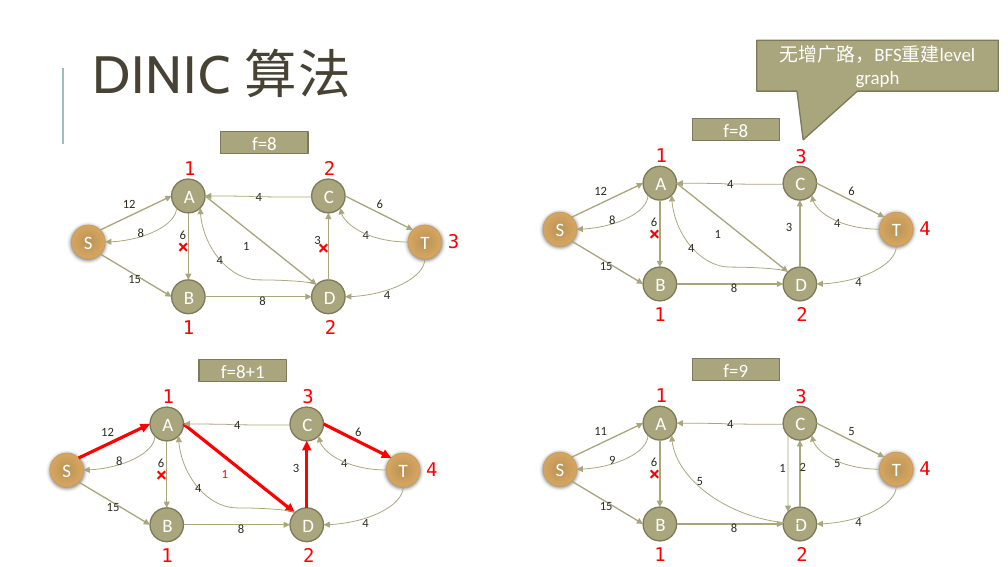
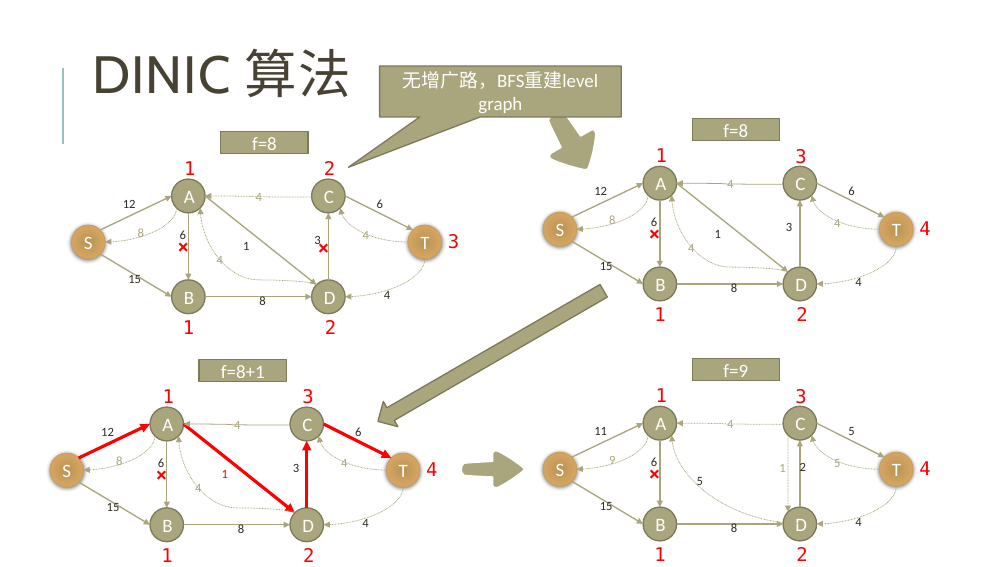
Before and after one commit to gzshawnliang/competitive-programming, a slide deck: slide 19 of doc/NetworkFlow/网络流.pptx (slide 18 before the commit). Drawn at 1008x567 pixels with LibreOffice and Linux fonts; fonts in the diff are those of the drawing. Boxes give left, top, right and bottom in pixels: in the first picture for what was removed or moved away, otherwise in the second. Text is boxed around its words. In the diff, an @@ line names an element or a change of style, - is before the commit and + after.

```diff
--- a/doc/NetworkFlow/网络流.pptx
+++ b/doc/NetworkFlow/网络流.pptx
@@ speech box "无增广路，BFS重建level graph": place and size @@
-speech box "无增广路，BFS重建level graph" at bbox=[757, 40, 999, 91]
+speech box "无增广路，BFS重建level graph" at bbox=[380, 66, 622, 116]
@@ speech box "无增广路，BFS重建level graph" at bbox=[380, 66, 622, 116]: proportions changed @@
@@ freeform shape added at bbox=[548, 111, 596, 170], fill #A9A57C, outline #FFFFFF 1.5 pt @@
@@ curved arrow (176, 208) - (105, 242): stroke #A9A57C 0.75 pt to #A9A57C 0.75 pt dashed @@
@@ curved arrow (317, 285) - (200, 208): stroke #A9A57C 0.75 pt to #A9A57C 0.75 pt dashed @@
@@ curved arrow (312, 197) - (205, 196): stroke #A9A57C 0.75 pt to #A9A57C 0.75 pt dashed @@
@@ curved arrow (408, 242) - (340, 208): stroke #A9A57C 0.75 pt to #A9A57C 0.75 pt dashed @@
@@ curved arrow (648, 195) - (577, 229): stroke #A9A57C 0.75 pt to #A9A57C 0.75 pt dashed @@
@@ curved arrow (788, 272) - (672, 195): stroke #A9A57C 0.75 pt to #A9A57C 0.75 pt dashed @@
@@ curved arrow (879, 229) - (812, 195): stroke #A9A57C 0.75 pt to #A9A57C 0.75 pt dashed @@
@@ curved arrow (425, 259) - (346, 297): stroke #A9A57C 0.75 pt to #A9A57C 0.75 pt dashed @@
@@ curved arrow (897, 247) - (817, 284): stroke #A9A57C 0.75 pt to #A9A57C 0.75 pt dashed @@
@@ right arrow added at bbox=[371, 278, 611, 435], fill #A9A57C, outline #7D7A5C 1.25 pt @@
@@ curved arrow (155, 436) - (83, 470): stroke #A9A57C 0.75 pt to #A9A57C 0.75 pt dashed @@
@@ curved arrow (295, 513) - (178, 436): stroke #A9A57C 0.75 pt to #A9A57C 0.75 pt dashed @@
@@ curved arrow (386, 470) - (318, 436): stroke #A9A57C 0.75 pt to #A9A57C 0.75 pt dashed @@
@@ curved arrow (648, 436) - (577, 470): stroke #A9A57C 0.75 pt to #A9A57C 0.75 pt dashed @@
@@ curved arrow (800, 523) - (672, 436): stroke #A9A57C 0.75 pt to #A9A57C 0.75 pt dashed @@
@@ curved arrow (783, 424) - (677, 423): stroke #A9A57C 0.75 pt to #A9A57C 0.75 pt dashed @@
@@ curved arrow (788, 436) - (788, 512): stroke #A9A57C 0.75 pt to #A9A57C 0.75 pt dashed @@
@@ curved arrow (879, 470) - (812, 436): stroke #A9A57C 0.75 pt to #A9A57C 0.75 pt dashed @@
@@ freeform shape added at bbox=[461, 451, 524, 488], fill #A9A57C, outline #FFFFFF 1.5 pt @@
@@ text colour #2E2B21 to #A9A57C in 16 elements at bbox=[138, 228, 144, 238], bbox=[363, 231, 369, 239], bbox=[256, 193, 262, 201], bbox=[217, 256, 223, 264], bbox=[609, 215, 615, 225], bbox=[834, 219, 840, 227], bbox=[727, 180, 733, 188], bbox=[688, 244, 694, 252], bbox=[116, 456, 122, 466], bbox=[341, 459, 347, 467], bbox=[234, 421, 240, 429], bbox=[195, 484, 201, 492], bbox=[609, 456, 615, 465], bbox=[834, 459, 840, 467], bbox=[727, 420, 733, 428], bbox=[779, 464, 785, 472] @@
@@ curved arrow (403, 487) - (324, 525): stroke #A9A57C 0.75 pt to #A9A57C 0.75 pt dashed @@
@@ curved arrow (897, 486) - (817, 524): stroke #A9A57C 0.75 pt to #A9A57C 0.75 pt dashed @@
```
Also in this commit, not shown: 3 other slides changed, 1 slide added, 1 other file.
